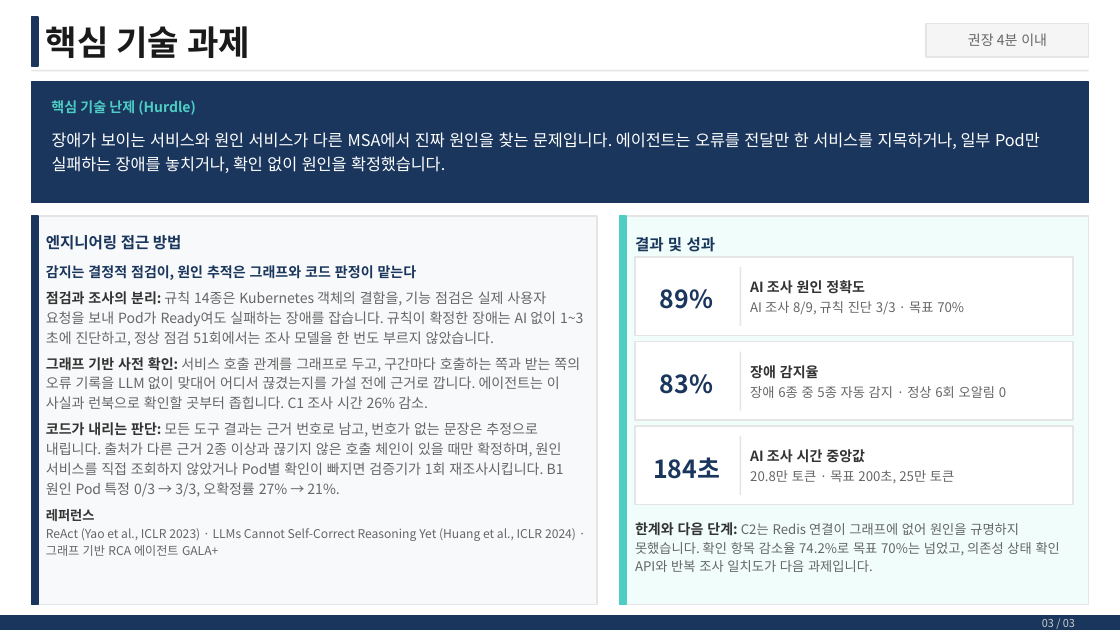
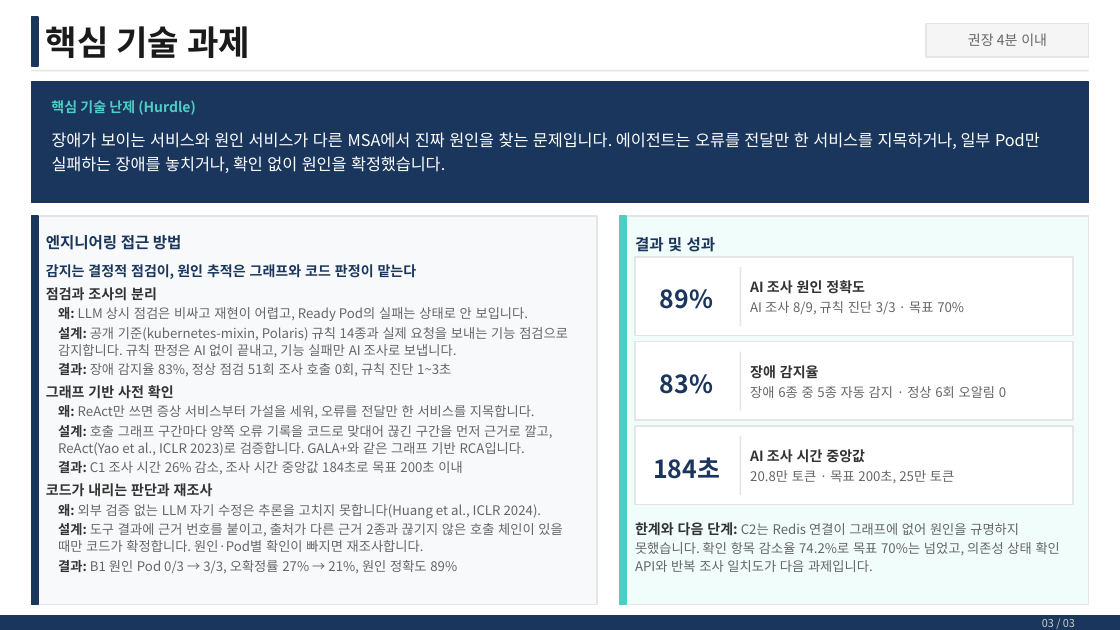
Before and after one commit to skax-jihyeryu/KubeGuardian, a slide deck: slide 4 of docs/산출물/AI_Master_Project_최종발표_류지혜_11791_v0.2.pptx. Drawn at 1120x630 pixels with LibreOffice and Linux fonts; fonts in the diff are those of the drawing. Boxes give left, top, right and bottom in pixels: in the first picture for what was removed or moved away, otherwise in the second. Text is boxed around its words. In the diff, an @@ line names an element or a change of style, - is before the commit and + after.

```diff
--- a/docs/산출물/AI_Master_Project_최종발표_류지혜_11791_v0.2.pptx
+++ b/docs/산출물/AI_Master_Project_최종발표_류지혜_11791_v0.2.pptx
@@ text at (46,287,568,573): text changed; size 9 to 8.5 pt @@
-점검과 조사의 분리: 규칙 14종은 Kubernetes 객체의 결함을, 기능 점검은 실제 사용자 요청을 보내 Pod가 Ready여도 실패하는 장애를 잡습니다. 규칙이 확정한 장애는 AI 없이 1~3초에 진단하고, 정상 점검 51회에서는 조사 모델을 한 번도 부르지 않았습니다.
-그래프 기반 사전 확인: 서비스 호출 관계를 그래프로 두고, 구간마다 호출하는 쪽과 받는 쪽의 오류 기록을 LLM 없이 맞대어 어디서 끊겼는지를 가설 전에 근거로 깝니다. 에이전트는 이 사실과 런북으로 확인할 곳부터 좁힙니다. C1 조사 시간 26% 감소.
-코드가 내리는 판단: 모든 도구 결과는 근거 번호로 남고, 번호가 없는 문장은 추정으로 내립니다. 출처가 다른 근거 2종 이상과 끊기지 않은 호출 체인이 있을 때만 확정하며, 원인 서비스를 직접 조회하지 않았거나 Pod별 확인이 빠지면 검증기가 1회 재조사시킵니다. B1 원인 Pod 특정 0/3 → 3/3, 오확정률 27% → 21%.
-레퍼런스
-ReAct (Yao et al., ICLR 2023) · LLMs Cannot Self-Correct Reasoning Yet (Huang et al., ICLR 2024) · 그래프 기반 RCA 에이전트 GALA+
+점검과 조사의 분리
+왜: LLM 상시 점검은 비싸고 재현이 어렵고, Ready Pod의 실패는 상태로 안 보입니다.
+설계: 공개 기준(kubernetes-mixin, Polaris) 규칙 14종과 실제 요청을 보내는 기능 점검으로 감지합니다. 규칙 판정은 AI 없이 끝내고, 기능 실패만 AI 조사로 보냅니다.
+결과: 장애 감지율 83%, 정상 점검 51회 조사 호출 0회, 규칙 진단 1~3초
+그래프 기반 사전 확인
+왜: ReAct만 쓰면 증상 서비스부터 가설을 세워, 오류를 전달만 한 서비스를 지목합니다.
+설계: 호출 그래프 구간마다 양쪽 오류 기록을 코드로 맞대어 끊긴 구간을 먼저 근거로 깔고, ReAct(Yao et al., ICLR 2023)로 검증합니다. GALA+와 같은 그래프 기반 RCA입니다.
+결과: C1 조사 시간 26% 감소, 조사 시간 중앙값 184초로 목표 200초 이내
+코드가 내리는 판단과 재조사
+왜: 외부 검증 없는 LLM 자기 수정은 추론을 고치지 못합니다(Huang et al., ICLR 2024).
+설계: 도구 결과에 근거 번호를 붙이고, 출처가 다른 근거 2종과 끊기지 않은 호출 체인이 있을 때만 코드가 확정합니다. 원인·Pod별 확인이 빠지면 재조사합니다.
+결과: B1 원인 Pod 0/3 → 3/3, 오확정률 27% → 21%, 원인 정확도 89%
```
Also in this commit, not shown: 3 other slides changed.
